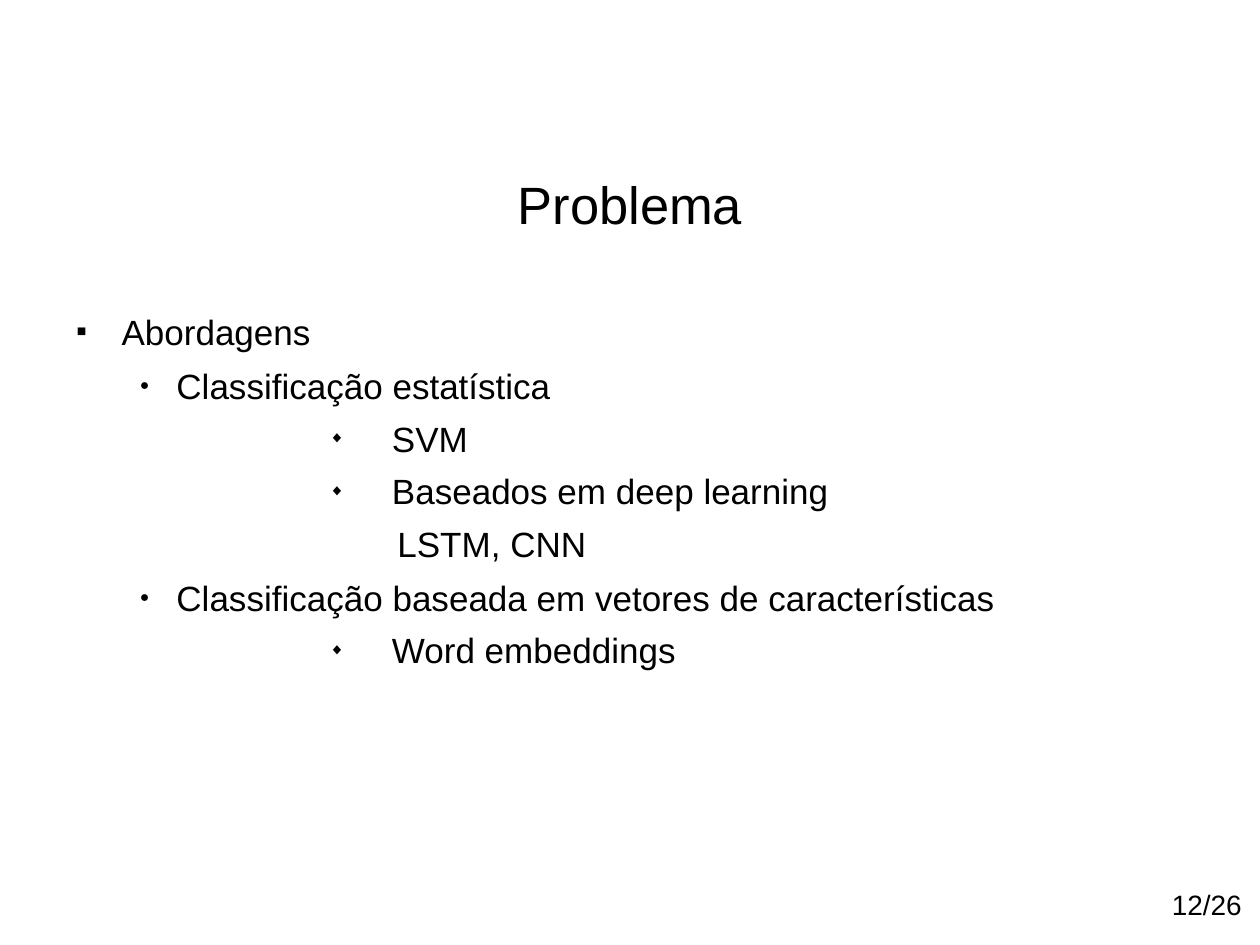
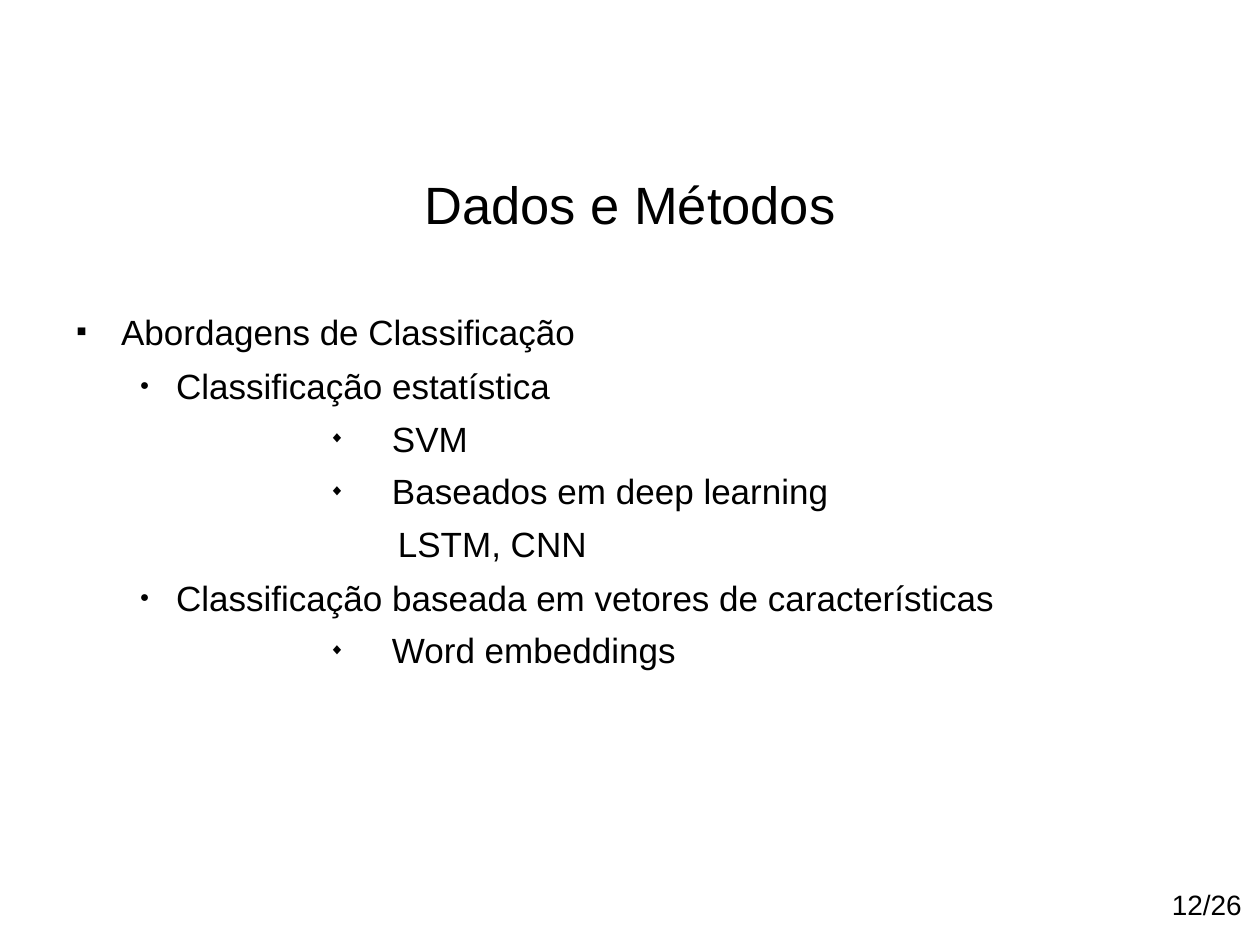
Before and after one commit to paulohq/apresentacao-NLP, a slide deck: slide 26 of apresentacao-mineracao-de-sugestoes.ppt (slide 19 before the commit). Drawn at 1260x945 pixels with LibreOffice and Linux fonts; fonts in the diff are those of the drawing; background and template pictures are left out. Boxes give left, top, right and bottom in pixels: in the first picture for what was removed or moved away, otherwise in the second. Text is boxed around its words. In the diff, an @@ line names an element or a change of style, - is before the commit and + after.

```diff
--- a/apresentacao-mineracao-de-sugestoes.ppt
+++ b/apresentacao-mineracao-de-sugestoes.ppt
@@ title at box(424, 185, 835, 225): text changed @@
-Problema
+Dados e Métodos
@@ text at box(121, 319, 574, 352): text changed @@
-■ Abordagens
+■ Abordagens de Classificação
```
Also in this commit, not shown: 9 other slides changed, 2 slides added, 1 slide removed, 2 other files.
